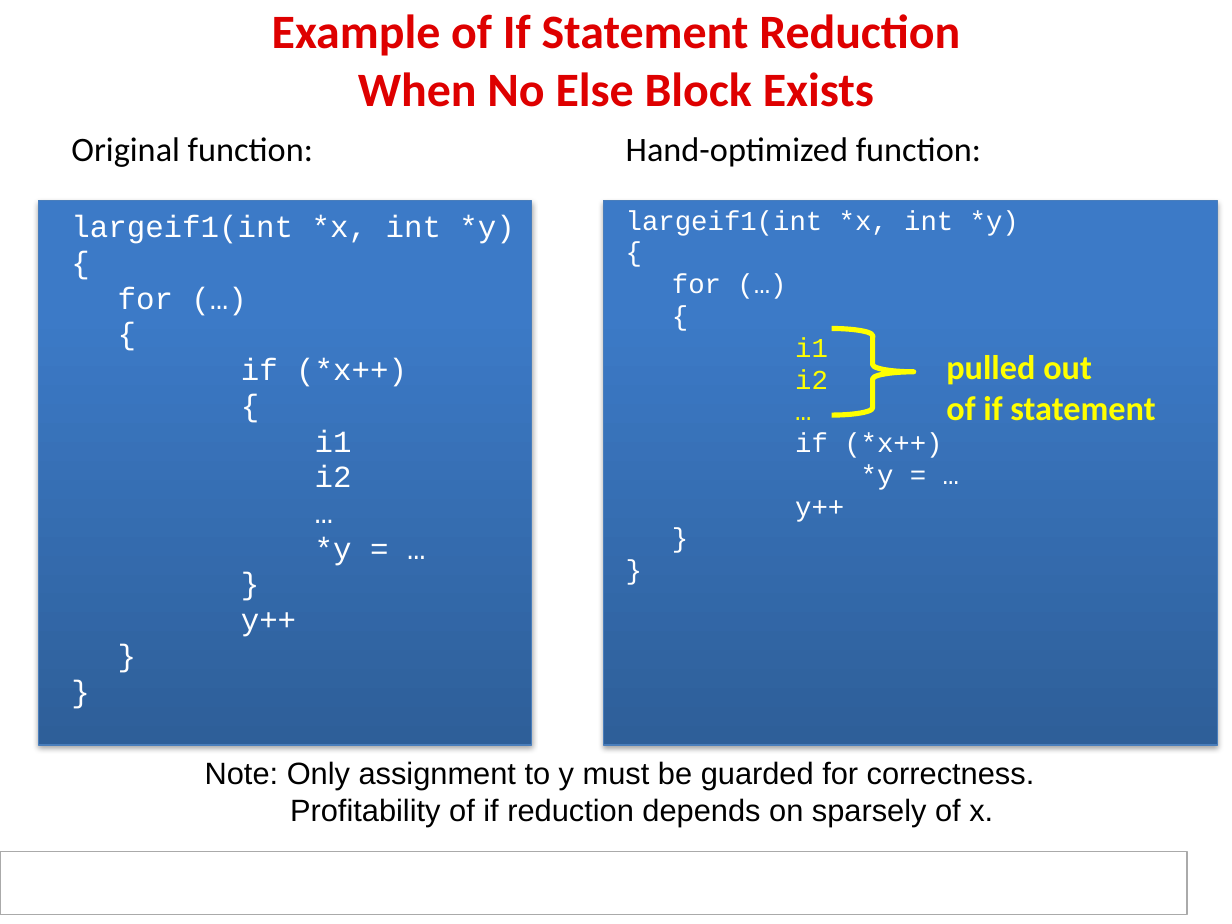
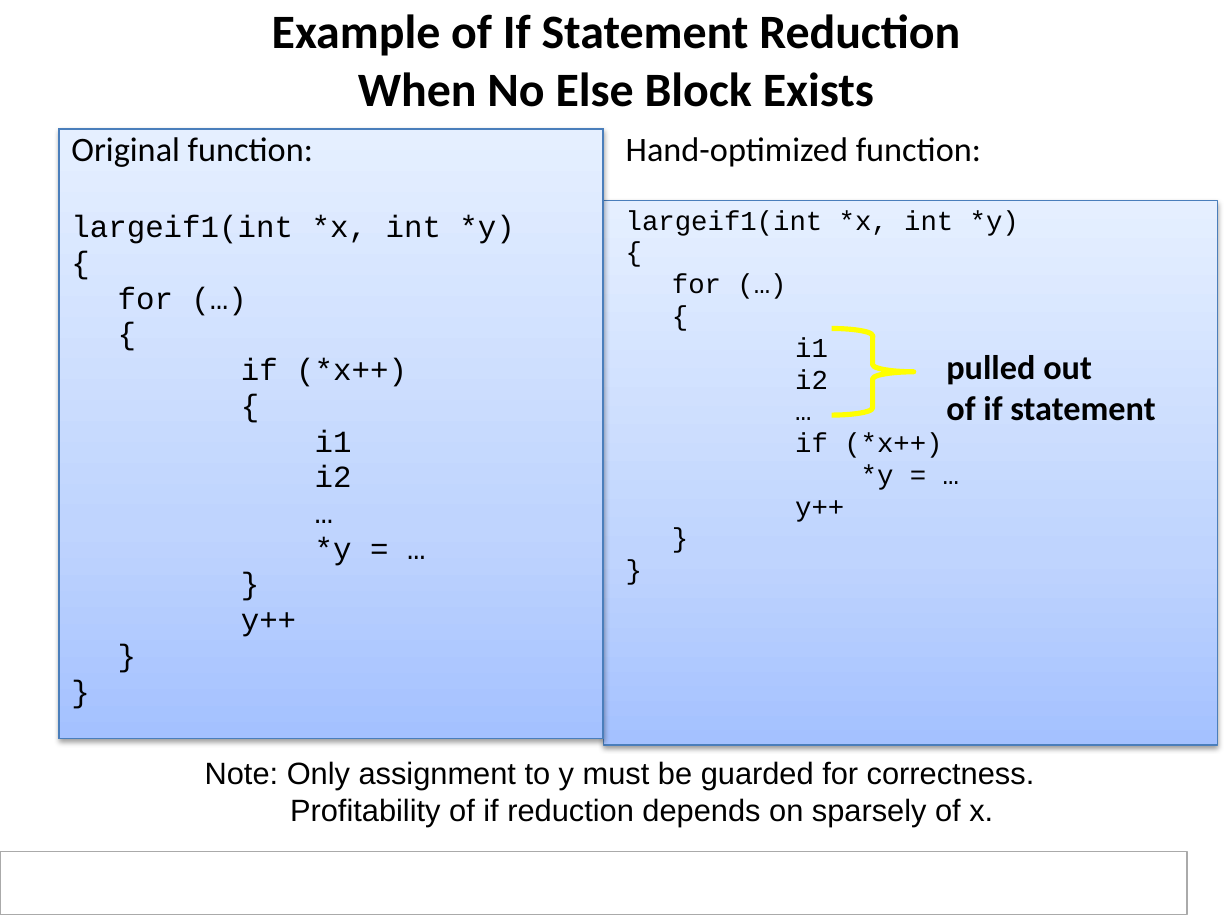
Before and after one commit to hari1989/keystone-workshop, a slide deck: slide 62 of slides/KeyStone Optimization.pptx (slide 58 before the commit). Drawn at 1232x924 pixels with LibreOffice and Linux fonts; fonts in the diff are those of the drawing; background and template pictures are left out. Boxes give left, top, right and bottom in pixels: in the first picture for what was removed or moved away, otherwise in the second. Text is boxed around its words. In the diff, an @@ line names an element or a change of style, - is before the commit and + after.

```diff
--- a/slides/KeyStone Optimization.pptx
+++ b/slides/KeyStone Optimization.pptx
@@ title "Example of If Statement Reduction ..." at <box>272,14,960,107</box>: text colour #DE0000 to #000000 @@
@@ rectangle removed at <box>38,201,531,745</box> @@
@@ rectangle at <box>604,201,1218,745</box>: fill gradient #2F5F99 to #3D7CC7 to #3A7CCB to gradient #A4C4FF to #BFD4FF to #E6EEFF; shadow changed @@
@@ text at <box>71,215,514,637</box>: text colour #FFFFFF to #000000 in "largeif1(int *x, int *y)", "{", "for (…)", "{" and 10 more places @@
@@ text at <box>626,210,1019,522</box>: text colour #FFFFFF to #000000 in "largeif1(int *x, int *y)", "{", "for (…)", "{" and 5 more places; text colour #FFFF00 to #000000 in "i1", "i2", "…" @@
@@ text "pulled out" at <box>946,355,1155,421</box>: text colour #FFFF00 to #000000 @@
```
Also in this commit, not shown: 20 other slides changed, 12 slides added, 6 slides removed, 2 other files.
